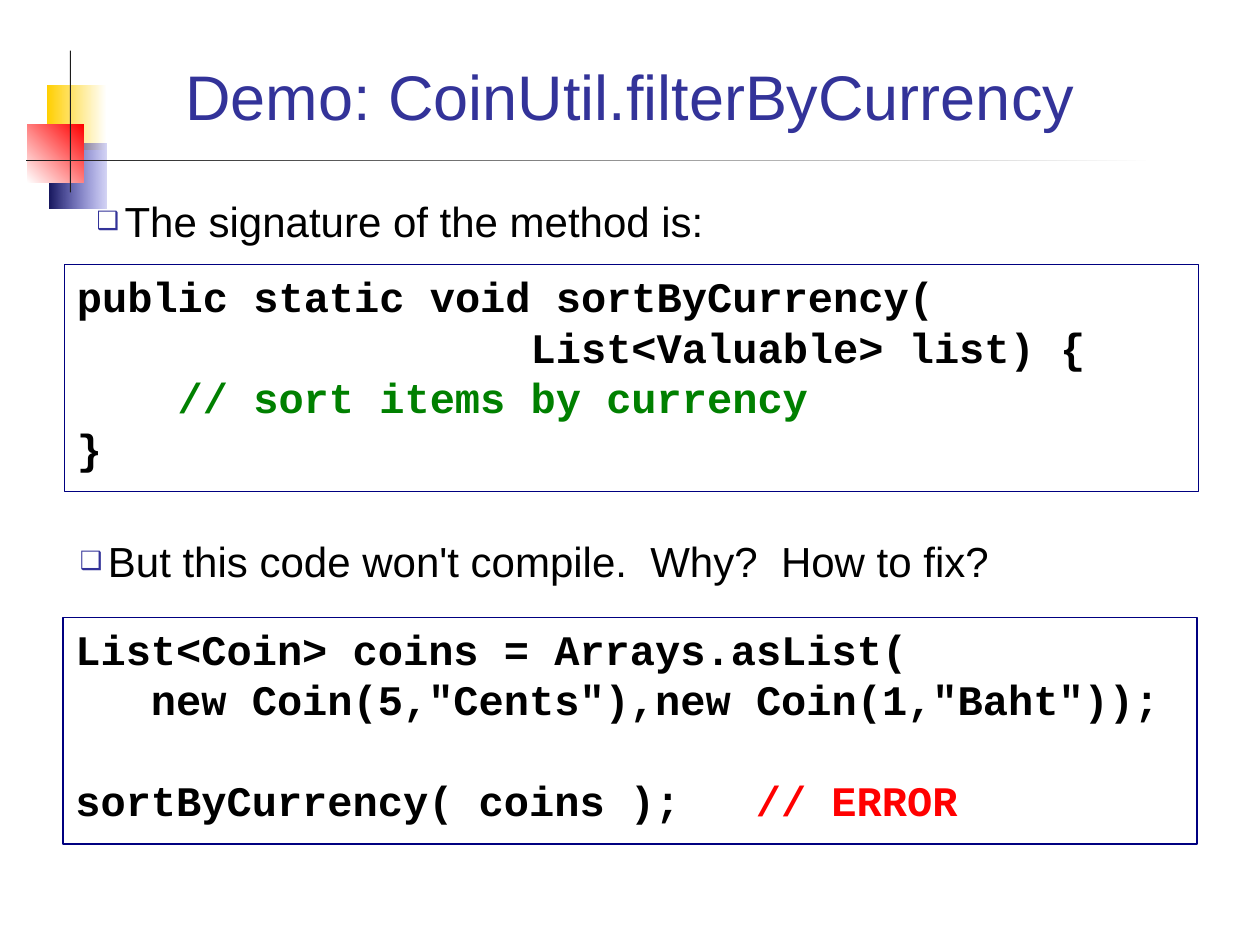
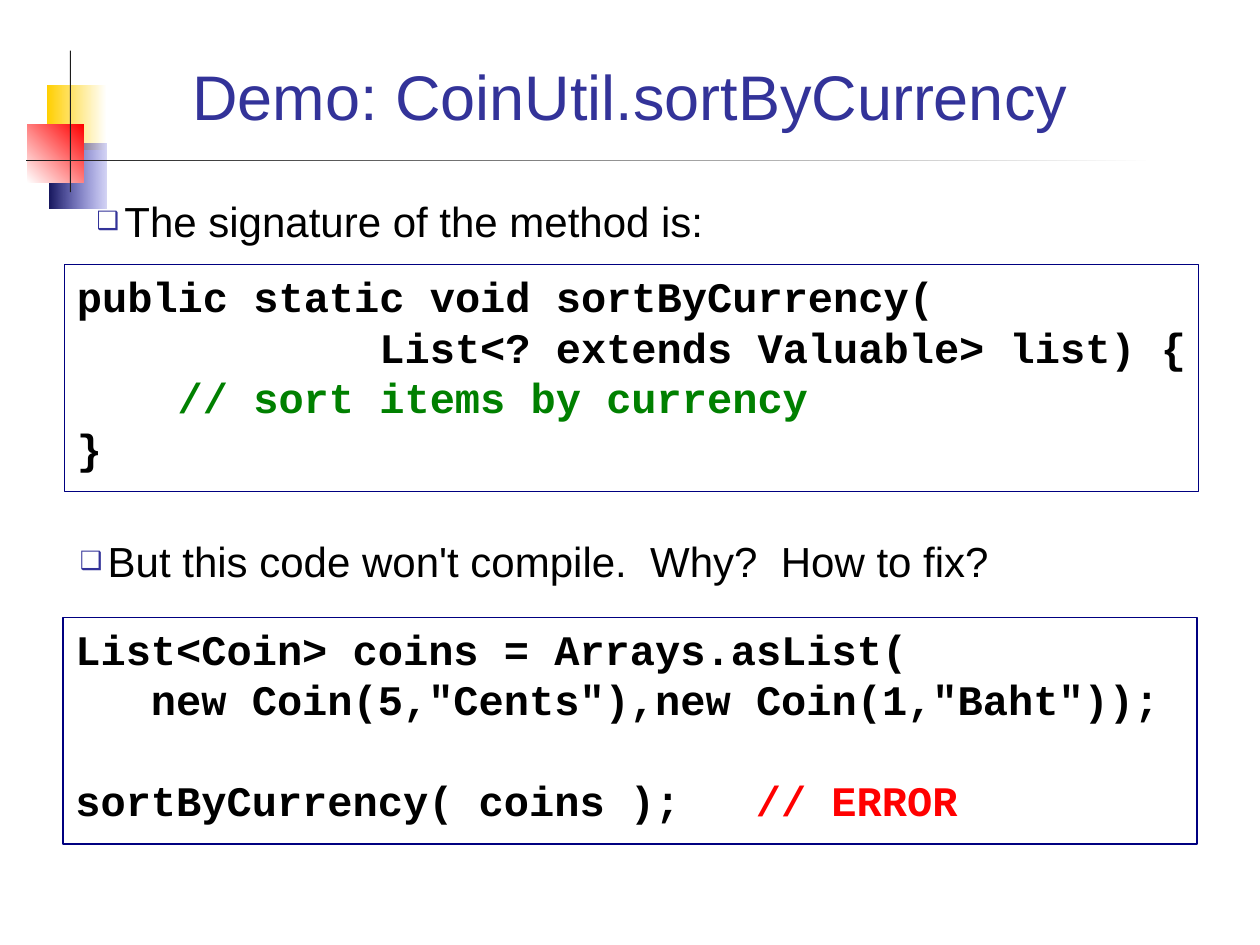
Before and after one commit to skeoop/skeoop.github.io, a slide deck: slide 7 of week14/Generics.ppt. Drawn at 1260x945 pixels with LibreOffice and Linux fonts; fonts in the diff are those of the drawing. Boxes give left, top, right and bottom in pixels: in the first picture for what was removed or moved away, otherwise in the second. Text is boxed around its words. In the diff, an @@ line names an element or a change of style, - is before the commit and + after.

```diff
--- a/week14/Generics.ppt
+++ b/week14/Generics.ppt
@@ title at <box>192,74,1067,132</box>: text changed @@
-Demo: CoinUtil.filterByCurrency
+Demo: CoinUtil.sortByCurrency
@@ text in rectangle at <box>379,332,1136,372</box>: text changed @@
-List<Valuable> list) {
+List<? extends Valuable> list) {
```
Also in this commit, not shown: 3 other slides changed, 9 other files.
